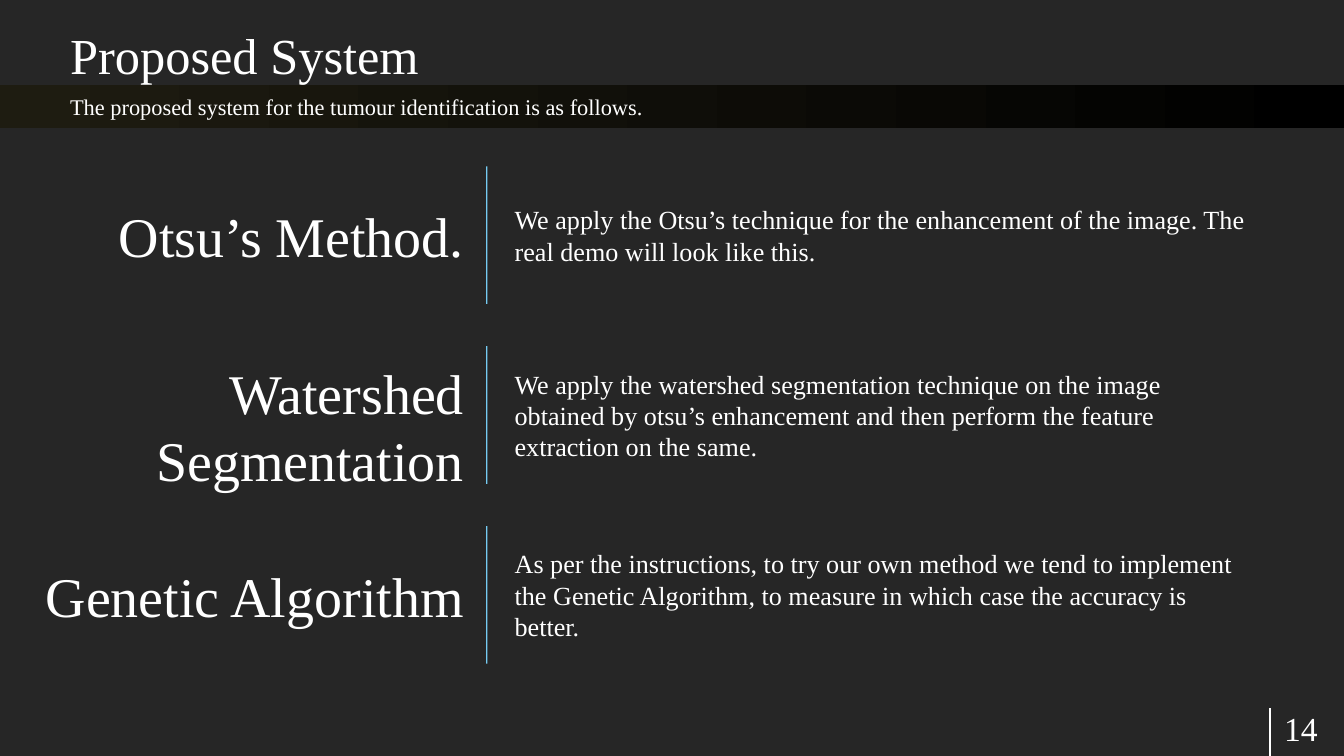
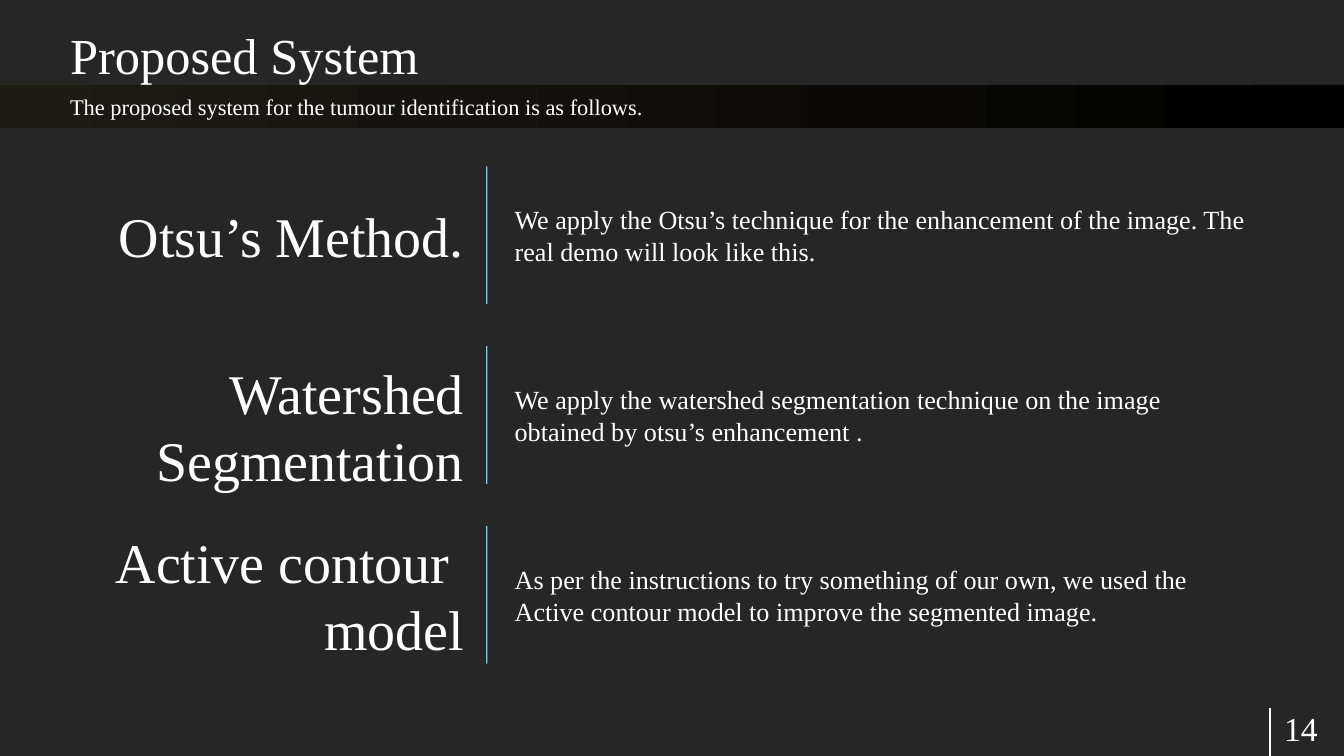
Before and after one commit to raghavddps2/Digital-Image-Processing-Project, a slide deck: slide 14 of Presentation/Digital Image Processing Project.pptx. Drawn at 1344x756 pixels with LibreOffice and Linux fonts; fonts in the diff are those of the drawing. Boxes give left, top, right and bottom in pixels: in the first picture for what was removed or moved away, otherwise in the second. Text is boxed around its words. In the diff, an @@ line names an element or a change of style, - is before the commit and + after.

```diff
--- a/Presentation/Digital Image Processing Project.pptx
+++ b/Presentation/Digital Image Processing Project.pptx
@@ text at [515,391,1160,447]: text changed @@
-We apply the watershed segmentation technique on the image obtained by otsu’s enhancement and then perform the feature extraction on the same.
+We apply the watershed segmentation technique on the image obtained by otsu’s enhancement .
@@ text at [116,546,464,651]: text changed @@
-Genetic Algorithm
+Active contour model
@@ text at [515,570,1187,627]: text changed @@
-As per the instructions, to try our own method we tend to implement the Genetic Algorithm, to measure in which case the accuracy is better.
+As per the instructions to try something of our own, we used the Active contour model to improve the segmented image.
```
Also in this commit, not shown: 7 other slides changed, 8 slides added, 20 other files.
